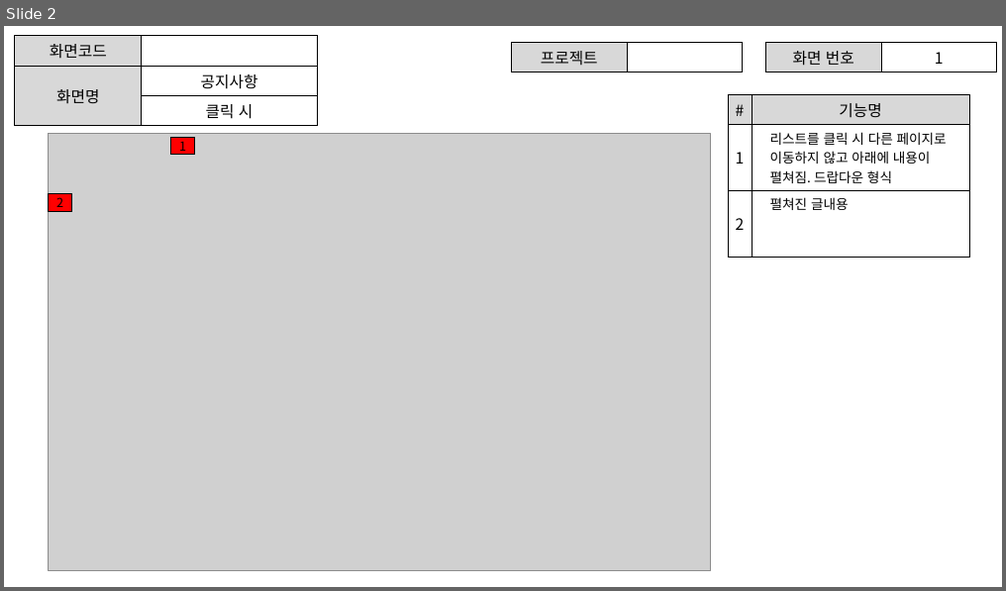
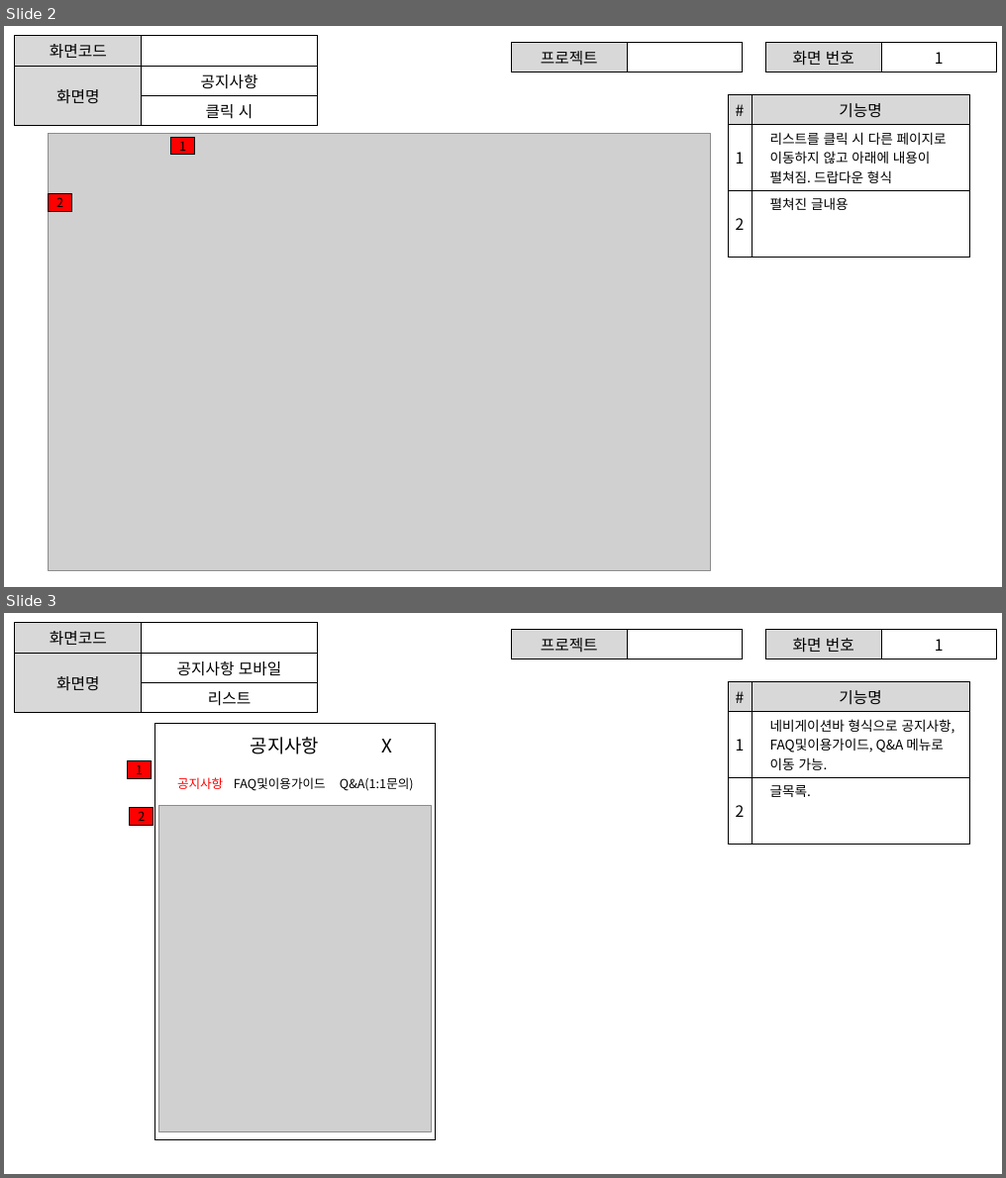
Before and after one commit to ezenteam2/RentalEquip, a slide deck: gr2_lhj/공지사항페이지.pptx. Shown one above the other, each under a label of ours: slide 2 before the commit, slides 2 and 3 after it. The pictures are 1006x591 and 1006x1178 pixels, drawn with LibreOffice and Linux fonts; fonts in the diff are those of the drawing; grey boxes stand for pictures. Boxes give left, top, right and bottom in pixels: in the first picture for what was removed or moved away, otherwise in the second. Text is boxed around its words. In the diff, an @@ line names an element or a change of style, - is before the commit and + after.

Commit message:
모바일페이지 추가 끗

```diff
--- a/gr2_lhj/공지사항페이지.pptx
+++ b/gr2_lhj/공지사항페이지.pptx
@@ slide 3 added at (4,613,1002,1174), background #FFFFFF @@
@@ table added at (15,623,317,710), 3 rows, 2 columns @@
+화면코드 | 
+화면명 | 공지사항 모바일
+ | 리스트
@@ table added at (512,630,743,656), 1 rows, 2 columns @@
+프로젝트 | 
@@ table added at (766,630,997,657), 1 rows, 2 columns @@
+화면 번호 | 1
@@ table added at (728,682,969,832), 3 rows, 2 columns @@
+# | 기능명
+1 | 네비게이션바 형식으로 공지사항, FAQ및이용가이드, Q&A 메뉴로 이동 가능.
+2 | 글목록.
@@ rectangle added at (155,723,436,1140), outline #000000 1 pt @@
@@ text added at (251,737,393,755), 18 pt, text #000000 @@
+공지사항 X
@@ rectangle added at (128,761,152,779), fill #FF0000, outline #000000 1 pt, 12 pt, text #000000 @@
+1
@@ text added at (177,777,414,791), 12 pt, text #000000 @@
+공지사항 FAQ및이용가이드 Q&A(1:1문의)
@@ rectangle added at (130,808,153,826), fill #FF0000, outline #000000 1 pt, 12 pt, text #000000 @@
+2
@@ picture added at (159,805,432,1133) @@
@@ line added from (163, 805) to (424, 805), #000000 0.5 pt @@
```
Also in this commit, not shown: 1 other slide added, 4 other files.
